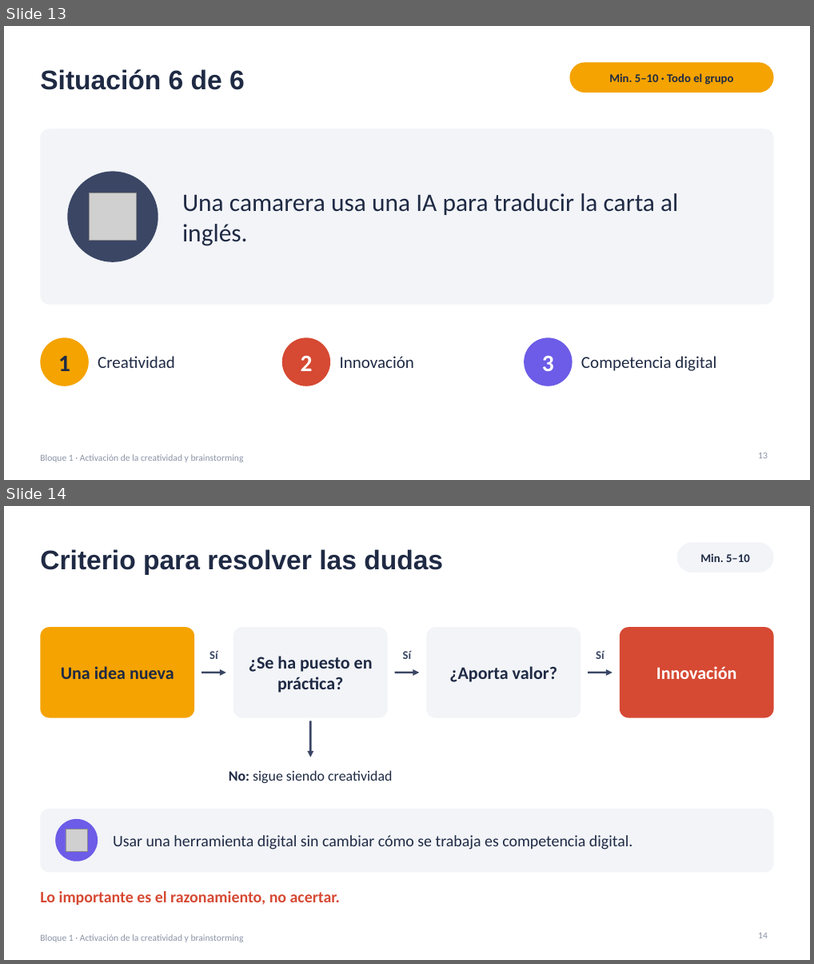
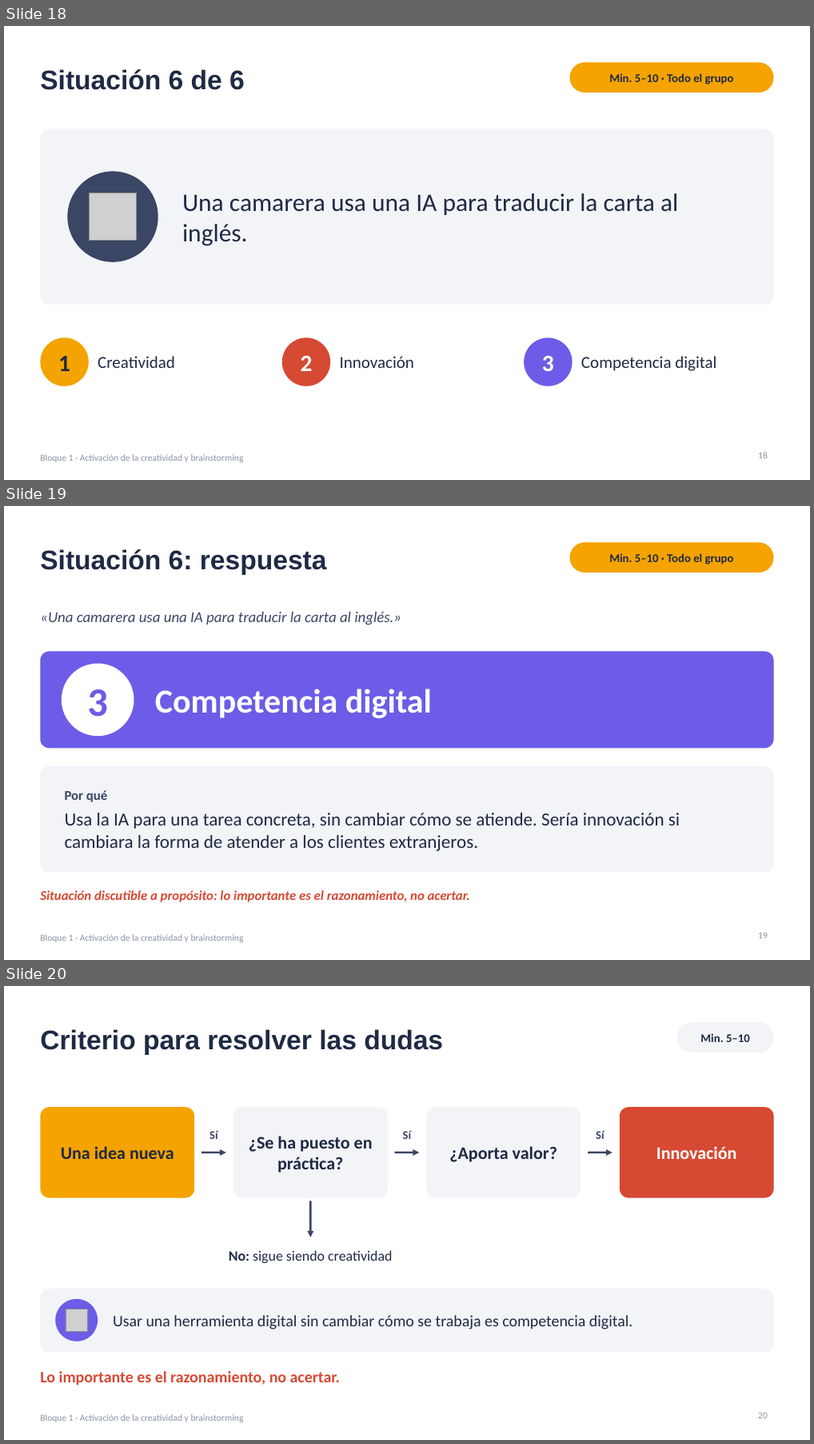
Before and after one commit to jjnieto/creatividad-ofimatica-ia, a slide deck: diapositivas/bloque1.pptx. Shown one above the other, each under a label of ours: slides 13 and 14 before the commit, slides 18, 19 and 20 after it. The pictures are 814x964 and 814x1444 pixels, drawn with LibreOffice and Linux fonts; fonts in the diff are those of the drawing; grey boxes stand for pictures. Boxes give left, top, right and bottom in pixels: in the first picture for what was removed or moved away, otherwise in the second. Text is boxed around its words. In the diff, an @@ line names an element or a change of style, - is before the commit and + after.

```diff
--- a/diapositivas/bloque1.pptx
+++ b/diapositivas/bloque1.pptx
@@ slide 19 added at <box>4,506,810,960</box>, background #FFFFFF; not listed: 1 template element that a slide beside it also shows @@
@@ title added at <box>40,549,327,575</box>, 32 pt, text #1F2A44, bold @@
+Situación 6: respuesta
@@ rounded rectangle added at <box>570,542,774,572</box>, fill #F4A300 @@
@@ text added at <box>610,553,734,564</box>, 14 pt, text #1F2A44, bold @@
+Min. 5–10 · Todo el grupo
@@ text added at <box>40,612,402,625</box>, 18 pt, text #3A4664, italic @@
+«Una camarera usa una IA para traducir la carta al inglés.»
@@ rounded rectangle added at <box>40,651,774,748</box>, fill #6C5CE7 @@
@@ ellipse added at <box>62,664,134,736</box>, fill #FFFFFF @@
@@ text added at <box>87,689,107,716</box>, 48 pt, text #6C5CE7, bold @@
+3
@@ text added at <box>155,688,432,718</box>, 40 pt, text #FFFFFF, bold @@
+Competencia digital
@@ rounded rectangle added at <box>40,766,774,872</box>, fill #F2F4F8 @@
@@ text added at <box>65,790,680,851</box>, 22 pt, text #1F2A44 @@
+Por qué
+Usa la IA para una tarea concreta, sin cambiar cómo se atiende. Sería innovación si cambiara la forma de atender a los clientes extranjeros.
@@ text added at <box>40,890,470,902</box>, 16 pt, text #D64933, bold, italic @@
+Situación discutible a propósito: lo importante es el razonamiento, no acertar.
@@ page number added at <box>758,932,768,938</box>, 11 pt, text #8A94A6 @@
+19
@@ what was slide 13 is now slide 18 @@
@@ what was slide 14 is now slide 20 @@
@@ page number at <box>758,1412,768,1418</box>: text changed @@
-14
+20
```
Also in this commit, not shown: 5 other slides added, 2 other files.
